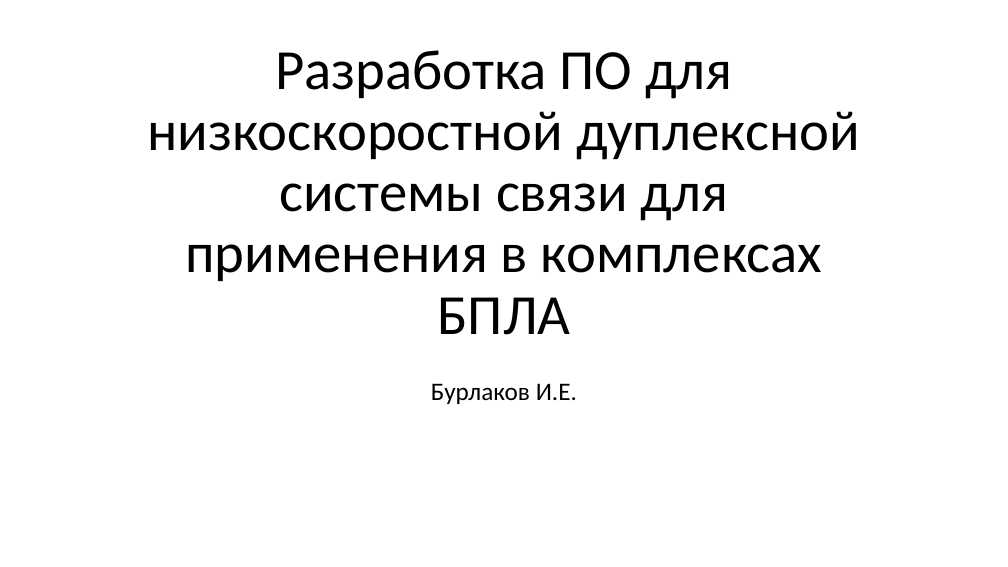
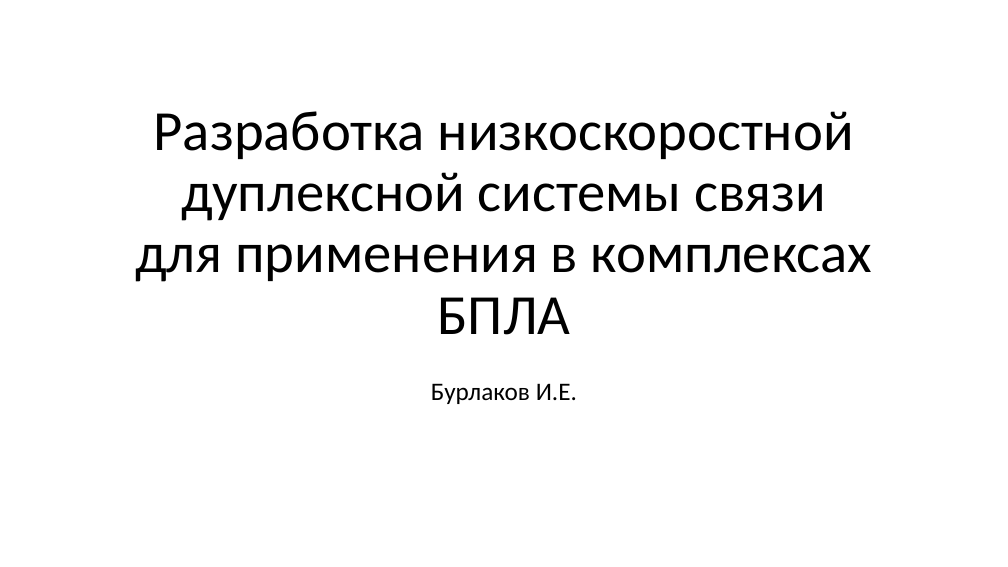
Before and after one commit to wei-blip/diploma, a slide deck: slide 1 of предзащита.pptx. Drawn at 1008x567 pixels with LibreOffice and Linux fonts; fonts in the diff are those of the drawing. Boxes give left, top, right and bottom in pixels: in the first picture for what was removed or moved away, otherwise in the second. Text is boxed around its words. In the diff, an @@ line names an element or a change of style, - is before the commit and + after.

```diff
--- a/предзащита.pptx
+++ b/предзащита.pptx
@@ title at box(135, 111, 872, 335): text changed @@
-Разработка ПО для низкоскоростной дуплексной системы связи для применения в комплексах БПЛА
+Разработка низкоскоростной дуплексной системы связи для применения в комплексах БПЛА
```
Also in this commit, not shown: 9 other slides changed, 5 slides added, 4 slides removed, 2 other files.
